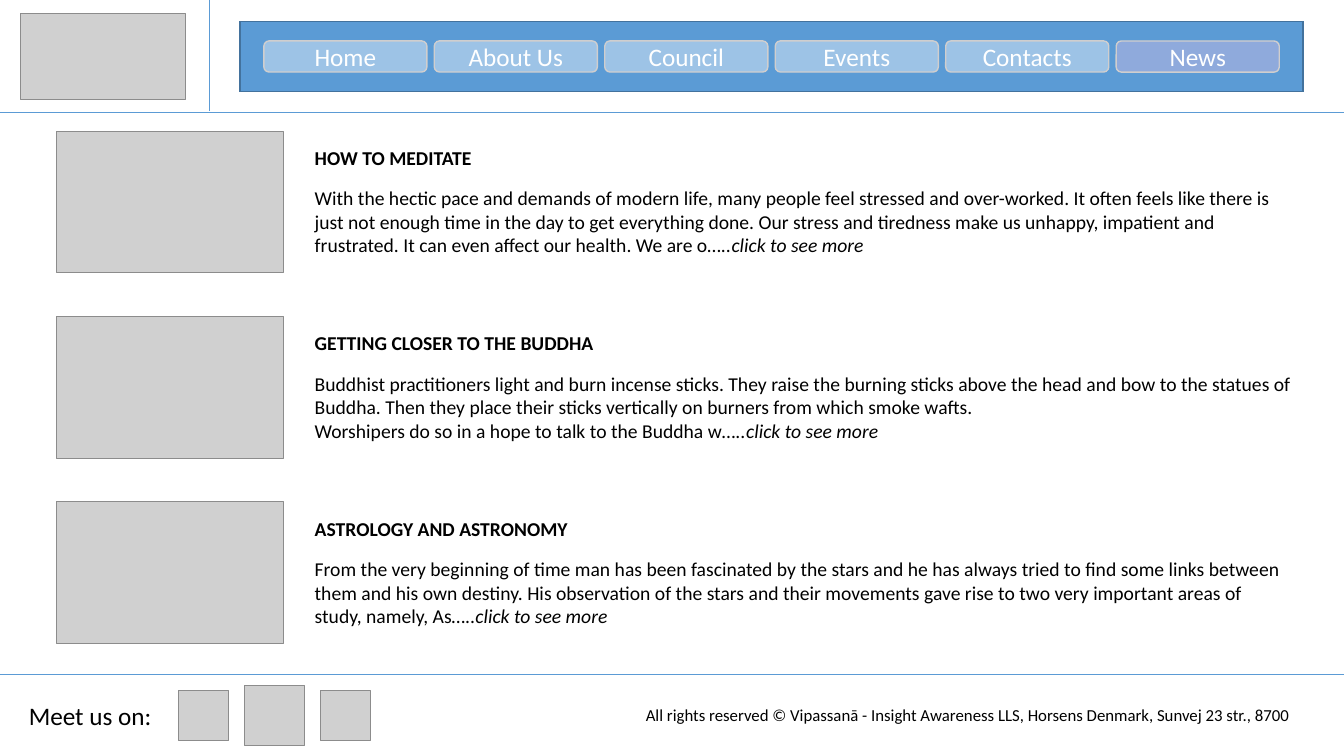
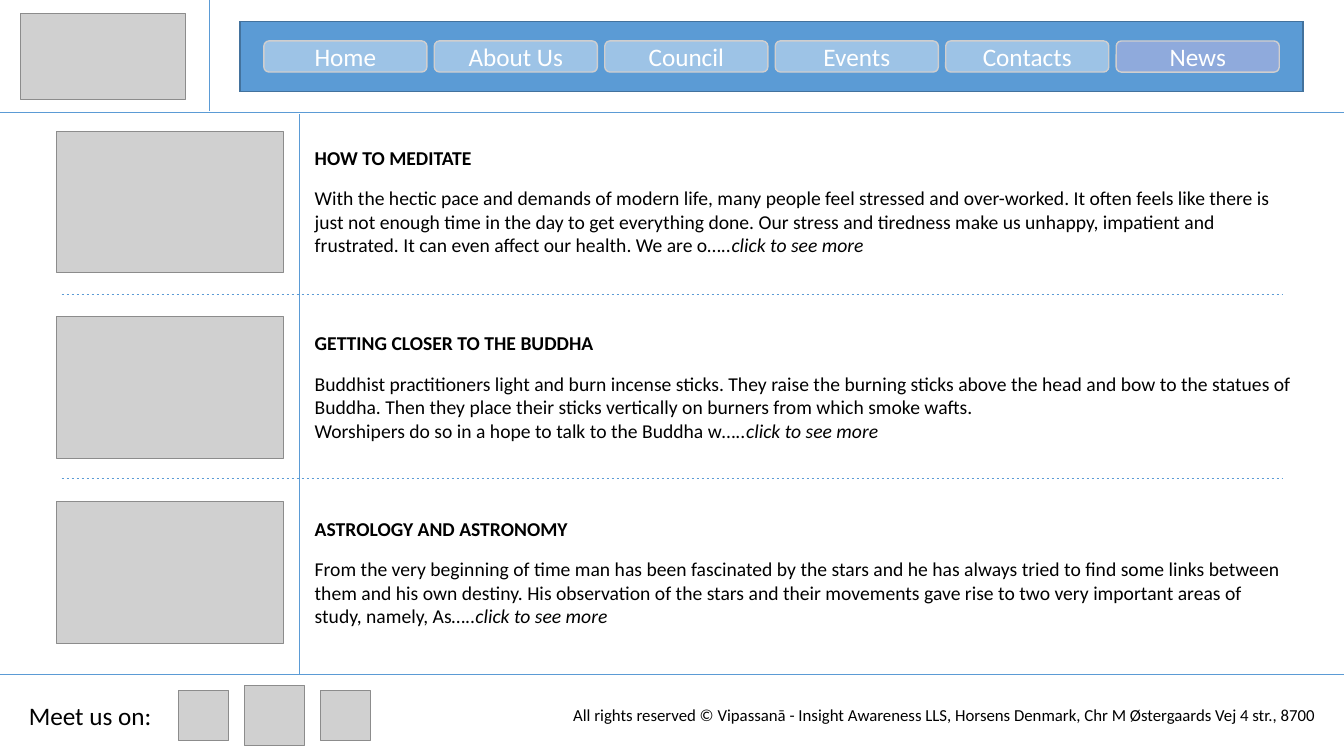
Before and after one commit to zeintaha/RWD, a slide deck: slide 2 of Temporary/Webpge.pptx. Drawn at 1344x756 pixels with LibreOffice and Linux fonts; fonts in the diff are those of the drawing; grey boxes stand for pictures. Boxes give left, top, right and bottom in pixels: in the first picture for what was removed or moved away, otherwise in the second. Text is boxed around its words. In the diff, an @@ line names an element or a change of style, - is before the commit and + after.

```diff
--- a/Temporary/Webpge.pptx
+++ b/Temporary/Webpge.pptx
@@ line added from (299, 115) to (299, 675), #5B9BD5 0.5 pt @@
@@ line added from (62, 294) to (1284, 294), #5B9BD5 0.5 pt dashed @@
@@ line added from (62, 478) to (1284, 478), #5B9BD5 0.5 pt dashed @@
@@ text at <box>573,709,1315,724</box>: text changed @@
-All rights reserved © Vipassanā - Insight Awareness LLS, Horsens Denmark, Sunvej 23 str., 8700
+All rights reserved © Vipassanā - Insight Awareness LLS, Horsens Denmark, Chr M Østergaards Vej 4 str., 8700
```
Also in this commit, not shown: 1 other slide changed, 6 slides added, 1 other file.
